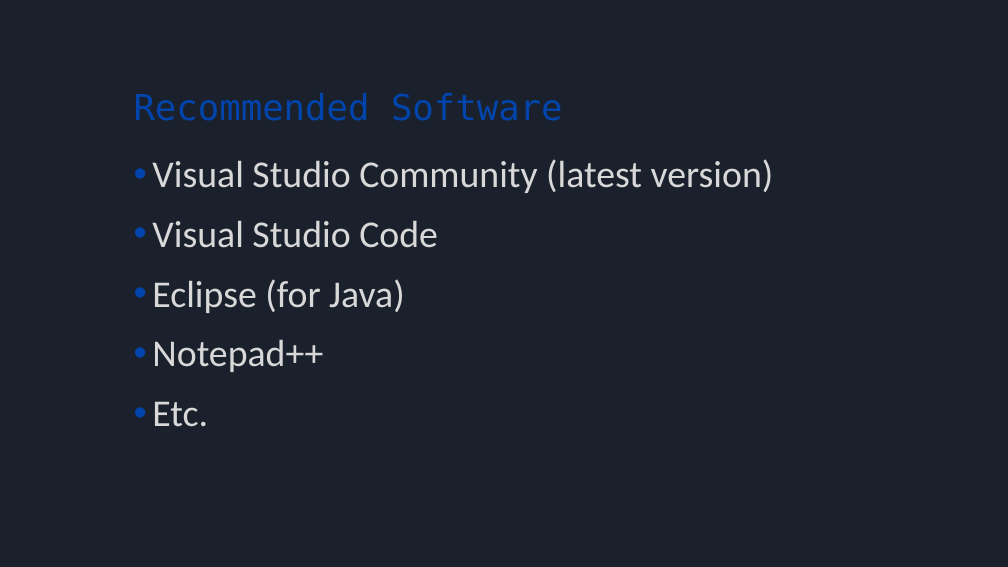
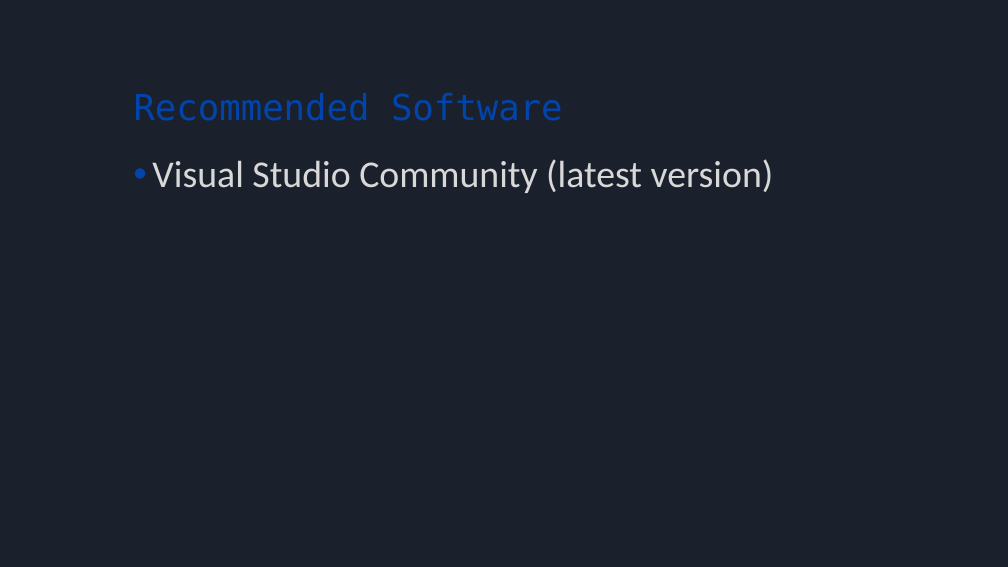
Before and after one commit to bulhard/DSA2022, a slide deck: slide 11 of _Presentations/01 Course Overview.pptx. Drawn at 1008x567 pixels with LibreOffice and Linux fonts; fonts in the diff are those of the drawing. Boxes give left, top, right and bottom in pixels: in the first picture for what was removed or moved away, otherwise in the second. Text is boxed around its words. In the diff, an @@ line names an element or a change of style, - is before the commit and + after.

Commit message:
01

```diff
--- a/_Presentations/01 Course Overview.pptx
+++ b/_Presentations/01 Course Overview.pptx
@@ text at (152, 220, 438, 427): paragraphs removed @@
-• Visual Studio Code
-• Eclipse (for Java)
-• Notepad++
-• Etc.
```
Also in this commit, not shown: 1 slide removed.
